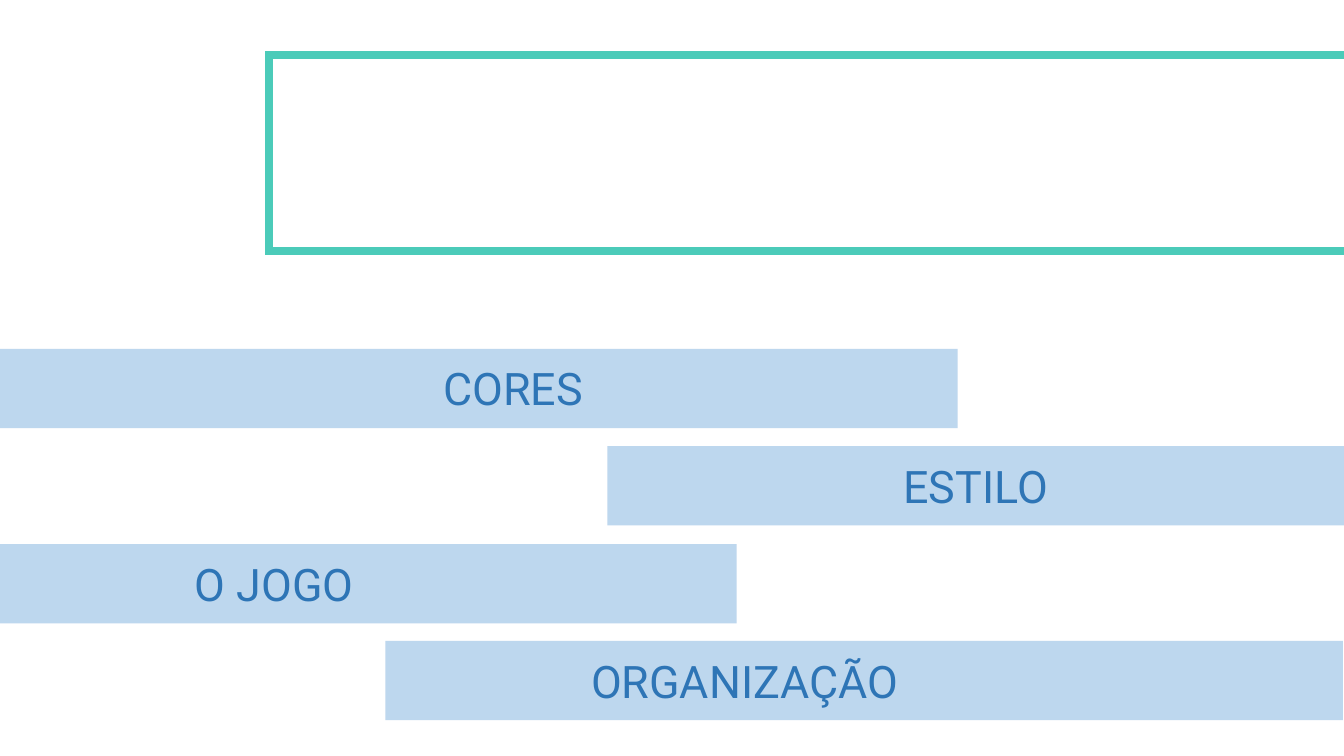
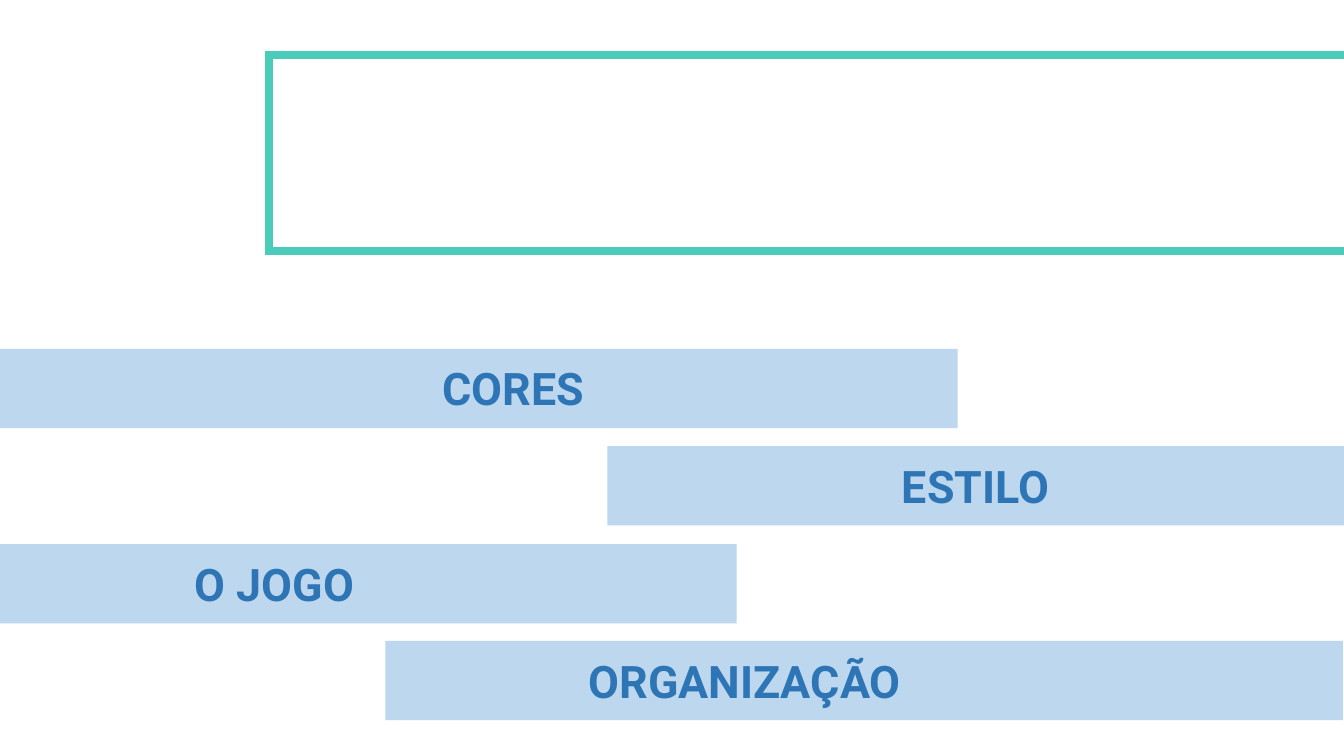
Before and after one commit to luizekstein/individual-project, a slide deck: slide 5 of Documentação/PPT/Apresentação - LOL.pptx. Drawn at 1344x756 pixels with LibreOffice and Linux fonts; fonts in the diff are those of the drawing; background and template pictures are left out. Boxes give left, top, right and bottom in pixels: in the first picture for what was removed or moved away, otherwise in the second. Text is boxed around its words. In the diff, an @@ line names an element or a change of style, - is before the commit and + after.

```diff
--- a/Documentação/PPT/Apresentação - LOL.pptx
+++ b/Documentação/PPT/Apresentação - LOL.pptx
@@ bold on in 4 elements at (442,372,584,406), (589,658,901,708), (195,568,354,602), (902,470,1049,504) @@
```
Also in this commit, not shown: 3 other slides changed.
